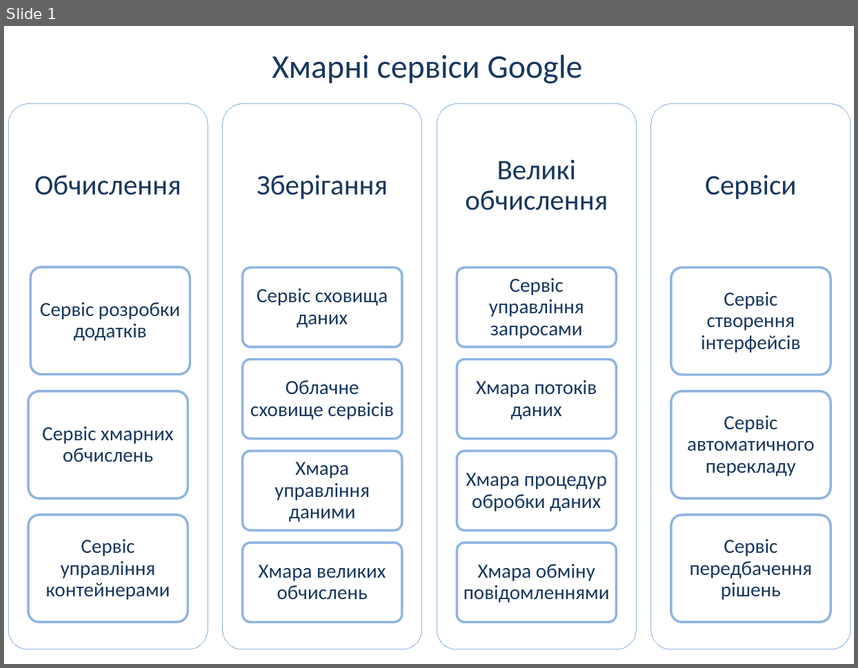
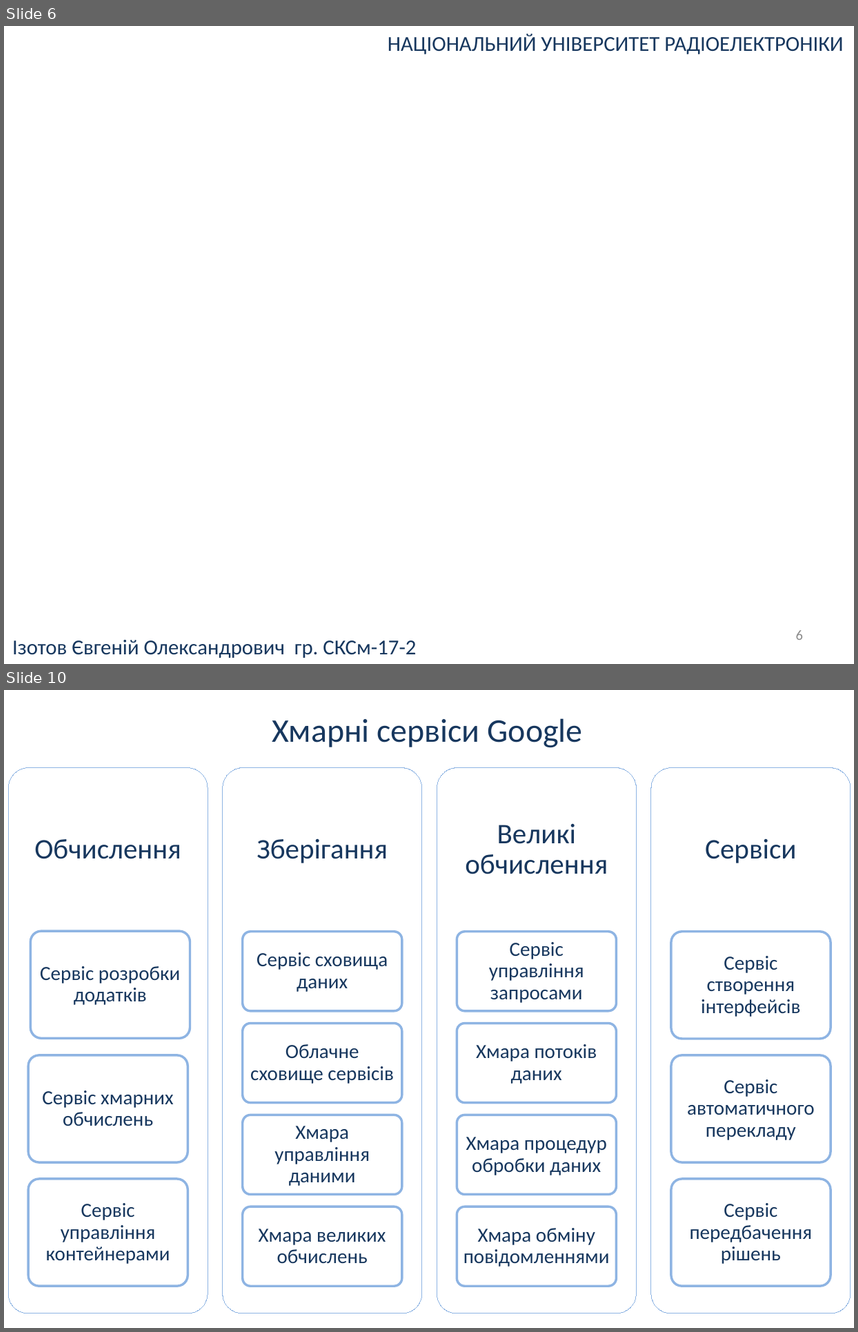
Before and after one commit to UdgineIzotov/diplom-doc, a slide deck: root/Презентация.pptx. Shown one above the other, each under a label of ours: slide 1 before the commit, slides 6 and 10 after it; the slides between them are not shown. The pictures are 858x668 and 858x1332 pixels, drawn with LibreOffice and Linux fonts; fonts in the diff are those of the drawing. Boxes give left, top, right and bottom in pixels: in the first picture for what was removed or moved away, otherwise in the second. Text is boxed around its words. In the diff, an @@ line names an element or a change of style, - is before the commit and + after.

```diff
--- a/root/Презентация.pptx
+++ b/root/Презентация.pptx
@@ slide 6 added at [4, 26, 854, 664], background #FFFFFF @@
@@ text added at [388, 34, 843, 54], 18 pt, text #17375E @@
+НАЦІОНАЛЬНИЙ УНІВЕРСИТЕТ РАДІОЕЛЕКТРОНІКИ
@@ text added at [12, 639, 416, 657], 18 pt, text #17375E @@
+Ізотов Євгеній Олександрович гр. СКСм-17-2
@@ page number added at [796, 630, 803, 639], 12 pt, text #8C8C8C @@
+6
@@ what was slide 1 is now slide 10 @@
```
Also in this commit, not shown: 9 other slides added, 2 other files.
